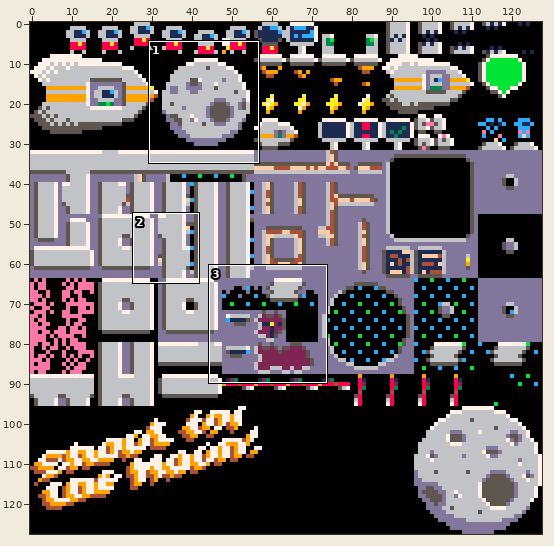
One commit to this pixel-art file: res/moonshot.aseprite. Above, an overview of the earlier version with the close-up marked.
Close-up. Before:
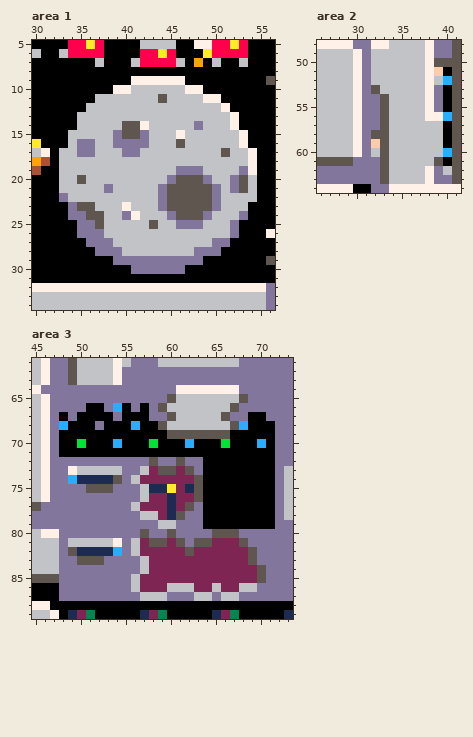
128x128 pixels, 1 frame. Shown: area 1: x 30..56, y 5..34; area 2: x 26..41, y 48..64; area 3: x 45..73, y 61..89.
The result:
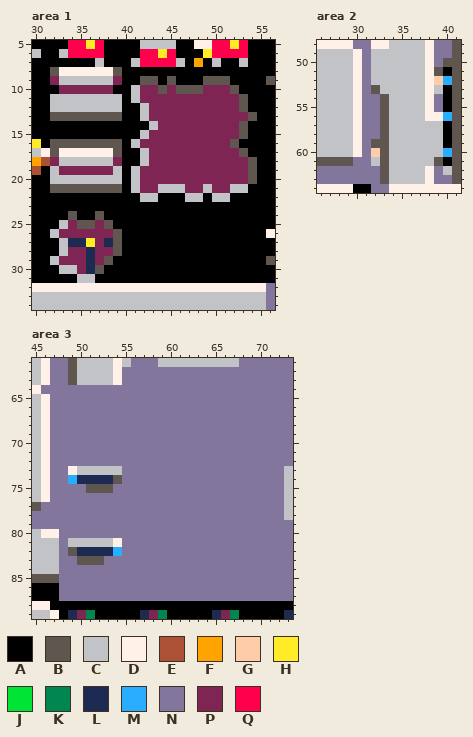
Palette (. is transparent): A #000000  B #5f574f  C #c2c3c7  D #fff1e8  E #ab5236  F #ffa300  G #ffccaa  H #ffec27  J #00e436  K #008751  L #1d2b53  M #29adff  N #83769c  P #7e2553  Q #ff004d
Difference:
Changed rows in their new state; - is an unchanged pixel.
Area 1, layer "spritesheet":
first column x 32:
 8 BDDDDDDB---------------
 9 PCCCCCCP-ABBABA--BBB---
10 -PPPPPPAA-PPBPBBBPPPB--
11 CCCCC---A-PPPPPPPPPPPB-
12 CCCC----AA-PPPPPPPPPPB-
13 BBBBBBBBAA-PPPPPPPPPPPB
14 ---AAAAAAAA-PPPPPPPPPB-
15 --AAAAAAAACPPPPPPPPPPB-
16 BBBBBBBBACPPPPPPPPPPBA-
17 BDDDDDDBAA-PPPPPPPPPPBA
18 P------PAA-PPPPPPPPPPPB
19 CPPPPPP-A-PPPPPPPPPPPPB
20 C--C----A-PPPPPPPPPPPPB
21 BBBBBBBBA-PPCCCPPCPPCCA
22 -AAAAAAAAA--AAACCAC-AAA
23 --AAAAAAAAAAAAAAAAAAAA-
24 --BAA-AAAAAAAAAAAAAAAA-
25 -CPBBPBAAAAAAAAAAAAAA--
26 CPPPPPPBAAAAAAAAAAAAA--
27 -CLLHPLBAAAAAAAAAAAA---
28 -CPPLPPBAAAAAAAAAAA----
29 CPPPLPBAAAAAAAAAA------
30 -CCPLB---AAAAAA--------
31 ---CC------------------
Area 2, layer "spritesheet":
first column x 39:
50 N
51 B
52 G
53 C
first column x 32:
58 N
59 B
60 G
61 C
Area 3, layer "spritesheet":
first column x 48:
64 -------------NNNNNNN----
65 ------------NNNNNNNNN---
66 ---NN-NN-N-NNNNNNNNN----
67 N-NNNN-NNN--NNNNNNN--NN-
68 NNNN-NNNNNNNNNNNNNNNNNNN
69 NNNNNNNNNNNNNNNNNNNNNNNN
70 NNNNNNNNNNNNNNNNNNNNNNNN
71 NNNNNNNNNNNNNNNNNNNNNNNN
72 ----------N--N--NNNNNNNN
73 ---------NNNNNN-NNNNNNNN
74 --------NNNNNNNNNNNNNNNN
75 ---------NNNNNNNNNNNNNNN
76 ---------NNNNNNNNNNNNNNN
77 --------NNNNNNN-NNNNNNNN
78 ---------NNNNN--NNNNNNNN
79 -----------NN---NNNNNNNN
80 ---------N--N----NNN----
81 --------NNNNNN-NNNNNN---
82 --------NNNNNNNNNNNNNN--
83 ---------NNNNNNNNNNNNN--
84 ---------NNNNNNNNNNNNNN-
85 --------NNNNNNNNNNNNNNN-
86 --------NNNNNNNNNNNNNN--
87 ---------NNN---NN-NN----
Where, in picture pixels (left, top, right, bottom), the same in both close-ups:
changed: (50, 67, 257, 283)
changed: (434, 58, 443, 94)
changed: (371, 130, 380, 166)
changed: (59, 385, 275, 601)
